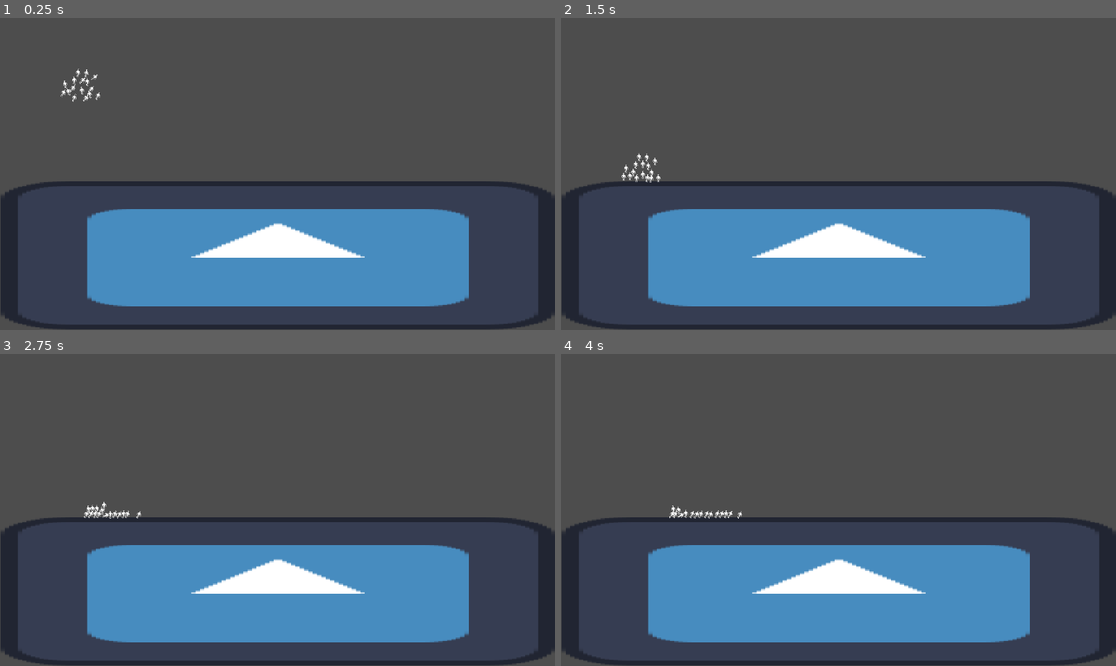
Above: before the commit, frames 1-4 (two rows, left to right).
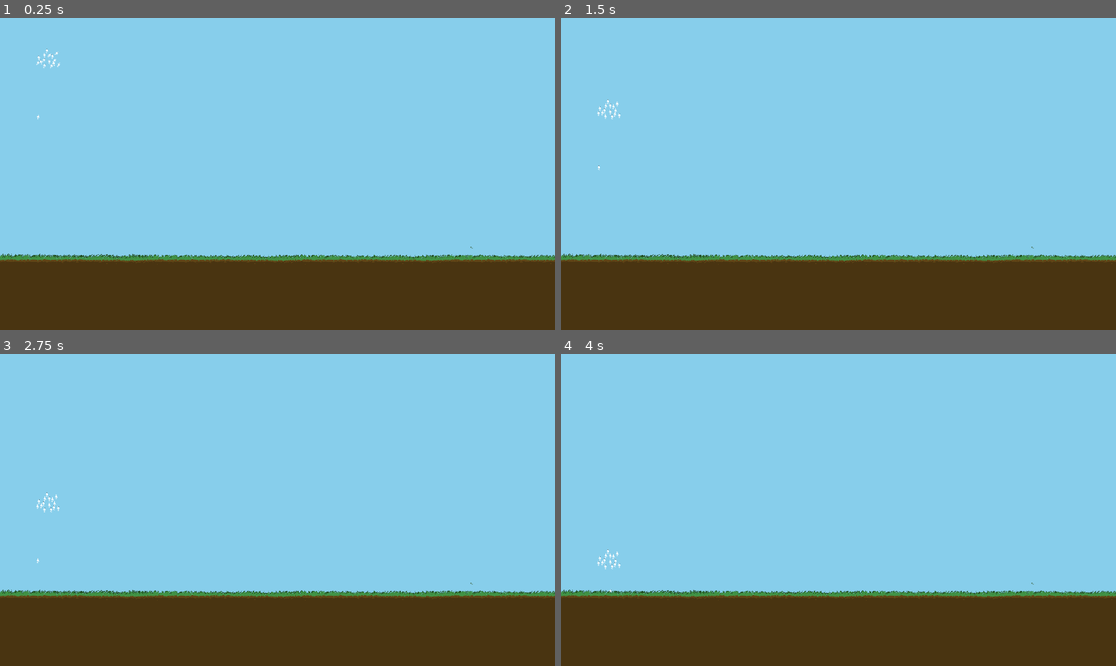
Above: after the commit, the same moments.

Repository: astra137/ld56
Game: Godot game, scene res://Battle/battle_screen.tscn
Two runs of this game, one before a commit and one after it. Both use one fixed random seed, a clock stepped at 60 frames per second and the inputs below. The engine's default icon, where the game draws it, is replaced by a stand-in: a white triangle on a blue panel in a dark square.
Inputs (mouse positions are in pixels of both pictures, inside the frame that each line leads up to):
- Up to frame 1 (0.25 s): no input
- Up to frame 2 (1.5 s): move the mouse to (960, 158) at 0.52 s; click (960, 158) at 0.67 s; drag from (727, 189) to (1110, 152) at 1.27 s
- Up to frame 3 (2.75 s): move the mouse to (333, 441) at 2.02 s; click (333, 441) at 2.17 s
- Up to frame 4 (4 s): drag from (810, 572) to (672, 463) at 2.77 s; move the mouse to (1005, 556) at 3.52 s; click (1005, 556) at 3.67 s

The runs differ from the first frame. In frame 1, 100% of the frame differs, in the area x 0-100%, y 0-100%; in frame 2, 100%; in frame 3, 100%; in frame 4, 100%.

Commit message:
Adding background

Diff:
--- a/Battle/battle_screen.tscn
+++ b/Battle/battle_screen.tscn
@@ -1,114 +1,145 @@
-[gd_scene load_steps=6 format=3 uid="uid://1grm4pt8jc23"]
+[gd_scene load_steps=8 format=3 uid="uid://1grm4pt8jc23"]
 
 [ext_resource type="Script" path="res://Battle/battle_screen.gd" id="1_ehdtu"]
 [ext_resource type="PackedScene" uid="uid://v4cyox7q5hs7" path="res://Battle/little_creature.tscn" id="1_fkuhm"]
-[ext_resource type="Texture2D" uid="uid://bnc4hh7c6ogkp" path="res://icon.svg" id="2_3vh55"]
+[ext_resource type="Texture2D" uid="uid://db30ob1ls2bvy" path="res://Battle/background_front.png" id="2_182w5"]
 [ext_resource type="PackedScene" uid="uid://kfch1r3nj1jm" path="res://Battle/goal_point.tscn" id="3_ama50"]
+[ext_resource type="Texture2D" uid="uid://bnfrdcvcpq00x" path="res://Battle/background_behind_grass.png" id="3_w407b"]
+[ext_resource type="Texture2D" uid="uid://bevyce63t3o8p" path="res://Battle/skycolor.png" id="5_ertd1"]
 
 [sub_resource type="RectangleShape2D" id="RectangleShape2D_vmqk3"]
-size = Vector2(127.991, 127.61)
+size = Vector2(217.411, 102.87)
 
 [node name="BattleScreen" type="Node2D"]
 script = ExtResource("1_ehdtu")
 
 [node name="StaticBody2D" type="StaticBody2D" parent="." groups=["ground"]]
 
-[node name="Icon" type="Sprite2D" parent="StaticBody2D"]
-position = Vector2(576.5, 493)
-scale = Vector2(8.99219, 2.40625)
-texture = ExtResource("2_3vh55")
+[node name="Ground" type="Sprite2D" parent="StaticBody2D"]
+z_index = 1
+position = Vector2(254, 945)
+scale = Vector2(1, 1.078)
+texture = ExtResource("2_182w5")
+
+[node name="Ground2" type="Sprite2D" parent="StaticBody2D"]
+z_index = 1
+position = Vector2(766, 945)
+scale = Vector2(1, 1.078)
+texture = ExtResource("2_182w5")
+
+[node name="Ground3" type="Sprite2D" parent="StaticBody2D"]
+z_index = 1
+position = Vector2(1278, 945)
+scale = Vector2(1, 1.078)
+texture = ExtResource("2_182w5")
+
+[node name="Ground4" type="Sprite2D" parent="StaticBody2D"]
+z_index = 1
+position = Vector2(1790, 945)
+scale = Vector2(1, 1.078)
+texture = ExtResource("2_182w5")
 
 [node name="CollisionShape2D" type="CollisionShape2D" parent="StaticBody2D"]
-position = Vector2(576.539, 493.469)
+position = Vector2(974.5, 951.766)
 scale = Vector2(8.99219, 2.40625)
 shape = SubResource("RectangleShape2D_vmqk3")
 
+[node name="BackgroundBehindGrass" type="Sprite2D" parent="StaticBody2D"]
+z_index = -1
+position = Vector2(254, 823)
+texture = ExtResource("3_w407b")
+
+[node name="BackgroundBehindGrass2" type="Sprite2D" parent="StaticBody2D"]
+z_index = -1
+position = Vector2(762, 825)
+texture = ExtResource("3_w407b")
+
+[node name="BackgroundBehindGrass3" type="Sprite2D" parent="StaticBody2D"]
+z_index = -1
+position = Vector2(1269, 825)
+texture = ExtResource("3_w407b")
+
+[node name="BackgroundBehindGrass4" type="Sprite2D" parent="StaticBody2D"]
+z_index = -1
+position = Vector2(1777, 825)
+texture = ExtResource("3_w407b")
+
 [node name="GoalPoint" parent="." instance=ExtResource("3_ama50")]
-position = Vector2(1141, 321)
+position = Vector2(1907, 578)
 
 [node name="LittleCreature" parent="." instance=ExtResource("1_fkuhm")]
-position = Vector2(179, 104)
+position = Vector2(132, 332)
 rotation = 0.619592
-max_speed = 20.0
 
 [node name="LittleCreature2" parent="." instance=ExtResource("1_fkuhm")]
 position = Vector2(195, 113)
 rotation = 3.08424
-max_speed = 20.0
 
 [node name="LittleCreature3" parent="." instance=ExtResource("1_fkuhm")]
 position = Vector2(181, 121)
 rotation = 0.0917627
-max_speed = 20.0
 
 [node name="LittleCreature4" parent="." instance=ExtResource("1_fkuhm")]
 position = Vector2(188.8, 137.618)
 rotation = 2.55641
-max_speed = 20.0
 
 [node name="LittleCreature5" parent="." instance=ExtResource("1_fkuhm")]
 position = Vector2(185.04, 148.173)
 rotation = -0.864156
-max_speed = 20.0
 
 [node name="LittleCreature6" parent="." instance=ExtResource("1_fkuhm")]
 position = Vector2(203.114, 151.388)
 rotation = 1.60049
 scale = Vector2(1, 1)
-max_speed = 20.0
 
 [node name="LittleCreature7" parent="." instance=ExtResource("1_fkuhm")]
 position = Vector2(170, 140)
 rotation = -0.336327
 scale = Vector2(1, 1)
-max_speed = 20.0
 
 [node name="LittleCreature8" parent="." instance=ExtResource("1_fkuhm")]
 position = Vector2(177.8, 156.618)
 rotation = 2.12832
-max_speed = 20.0
 
 [node name="LittleCreature9" parent="." instance=ExtResource("1_fkuhm")]
 position = Vector2(162.533, 103)
 rotation = 0.288024
-max_speed = 20.0
 
 [node name="LittleCreature10" parent="." instance=ExtResource("1_fkuhm")]
 position = Vector2(170.332, 119.618)
 rotation = -3.53051
-max_speed = 20.0
 
 [node name="LittleCreature11" parent="." instance=ExtResource("1_fkuhm")]
 position = Vector2(154.289, 118.001)
 rotation = -0.239806
-max_speed = 20.0
 
 [node name="LittleCreature12" parent="." instance=ExtResource("1_fkuhm")]
 position = Vector2(150.989, 136.06)
 rotation = -4.05834
-max_speed = 20.0
 
 [node name="LittleCreature13" parent="." instance=ExtResource("1_fkuhm")]
 position = Vector2(141.799, 142.469)
 rotation = -1.19572
 scale = Vector2(1, 1)
-max_speed = 20.0
 
 [node name="LittleCreature14" parent="." instance=ExtResource("1_fkuhm")]
 position = Vector2(154.646, 155.583)
 rotation = 1.26893
 scale = Vector2(1, 1)
-max_speed = 20.0
 
 [node name="LittleCreature15" parent="." instance=ExtResource("1_fkuhm")]
 position = Vector2(134.301, 127.082)
 rotation = -0.667895
 scale = Vector2(1, 1)
-max_speed = 20.0
 
 [node name="LittleCreature16" parent="." instance=ExtResource("1_fkuhm")]
 position = Vector2(131, 145.14)
 rotation = 1.79676
-max_speed = 20.0
+
+[node name="Skycolor" type="Sprite2D" parent="."]
+z_index = -3
+position = Vector2(988, 537)
+scale = Vector2(4.23354, 2.15328)
+texture = ExtResource("5_ertd1")
 
 [connection signal="body_entered" from="GoalPoint" to="." method="_on_goal_point_body_entered"]
--- a/Battle/goal_point.tscn
+++ b/Battle/goal_point.tscn
@@ -1,7 +1,7 @@
 [gd_scene load_steps=2 format=3 uid="uid://kfch1r3nj1jm"]
 
 [sub_resource type="RectangleShape2D" id="RectangleShape2D_t8xwo"]
-size = Vector2(20, 1000)
+size = Vector2(20, 1080)
 
 [node name="GoalPoint" type="Area2D"]
 collision_layer = 4
--- a/project.godot
+++ b/project.godot
@@ -15,6 +15,11 @@
 config/features=PackedStringArray("4.3", "GL Compatibility")
 config/icon="res://icon.svg"
 
+[display]
+
+window/size/viewport_width=1920
+window/size/viewport_height=1080
+
 [global_group]
 
 ground=""
Binary file added: Battle/background_behind_grass.png
Not shown, added: Battle/background_behind_grass.png.import
Binary file added: Battle/background_front.png
Not shown, added: Battle/background_front.png.import
Binary file added: Battle/skycolor.png
Not shown, added: Battle/skycolor.png.import
